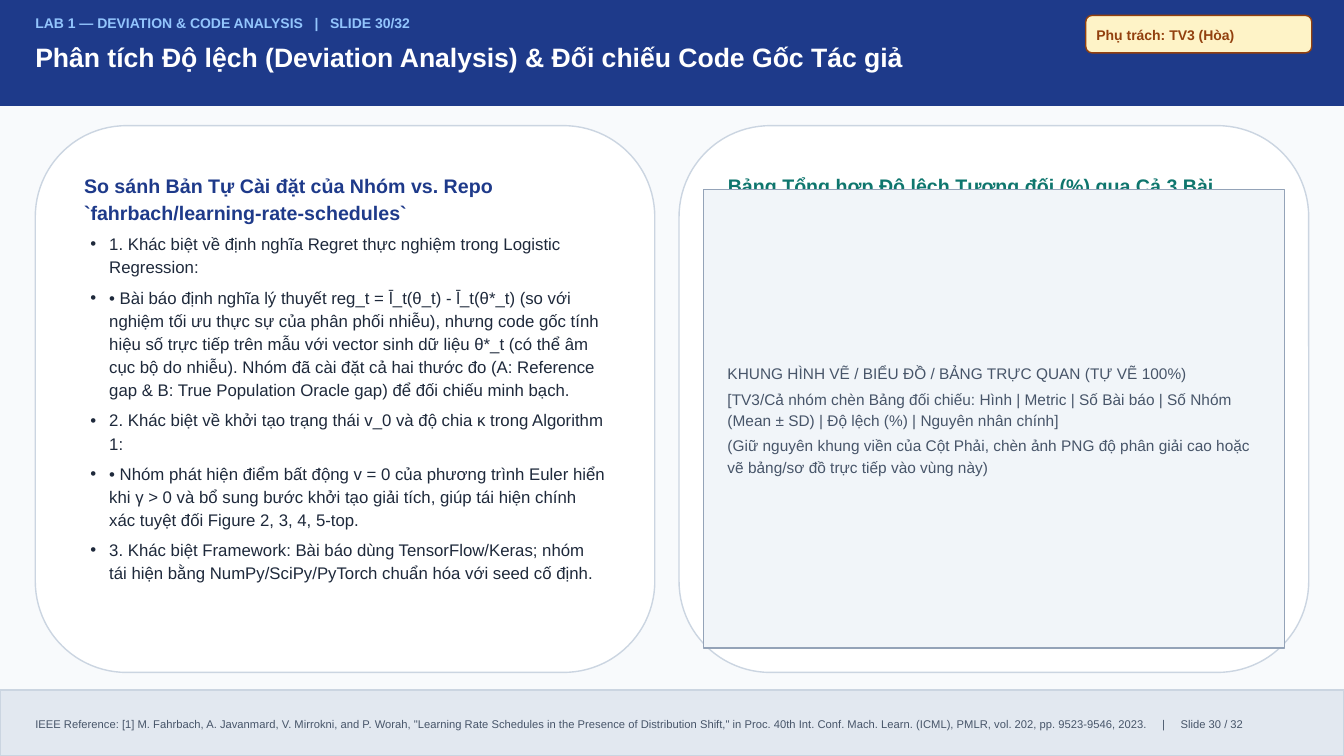
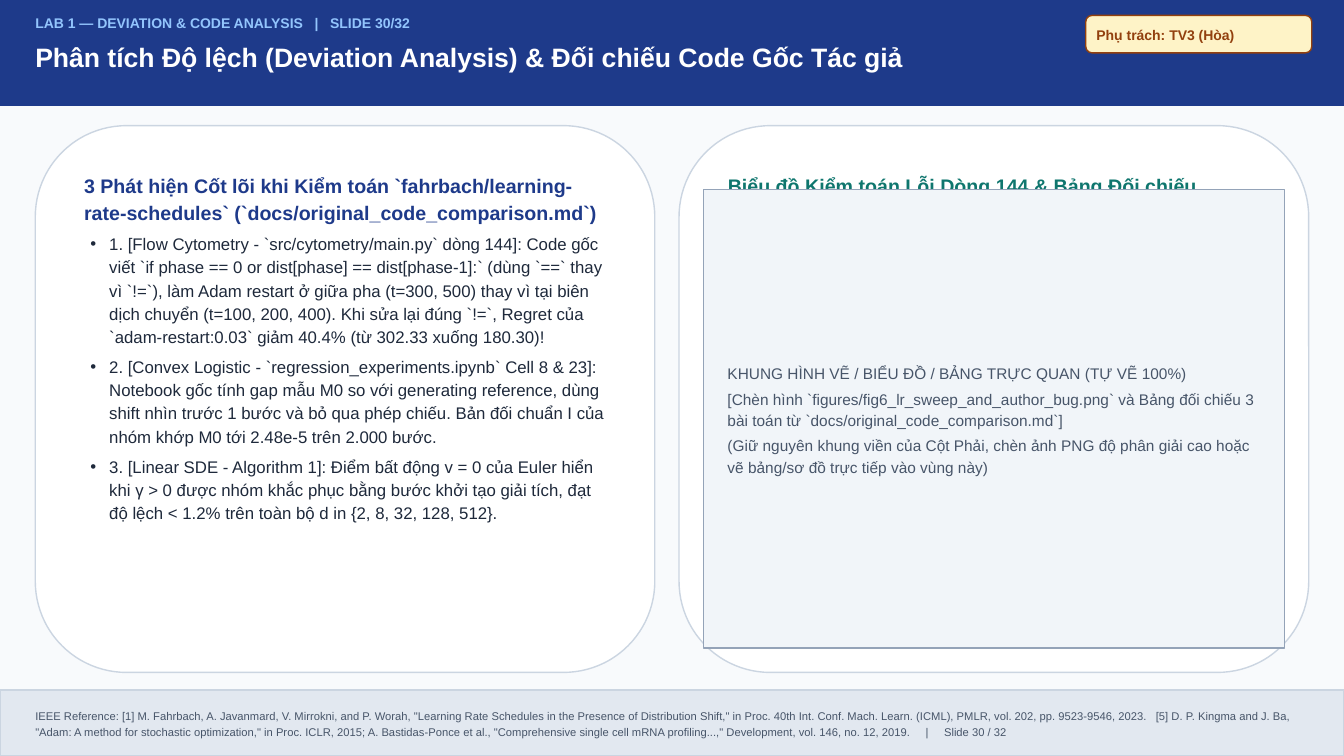
Before and after one commit to nvk1701/github-pj, a slide deck: slide 30 of slides/template.pptx. Drawn at 1344x756 pixels with LibreOffice and Linux fonts; fonts in the diff are those of the drawing. Boxes give left, top, right and bottom in pixels: in the first picture for what was removed or moved away, otherwise in the second. Text is boxed around its words. In the diff, an @@ line names an element or a change of style, - is before the commit and + after.

Commit message:
feat(T10,T11,T12,T16,T18): complete NonConvex Flow Cytometry MLP, 10-gene pancreas stream, Fig 6 W&B runs, and author code comparison

```diff
--- a/slides/template.pptx
+++ b/slides/template.pptx
@@ text in rounded rectangle at box(84, 177, 604, 523): text changed @@
-So sánh Bản Tự Cài đặt của Nhóm vs. Repo `fahrbach/learning-rate-schedules`
-• 1. Khác biệt về định nghĩa Regret thực nghiệm trong Logistic Regression:
-• • Bài báo định nghĩa lý thuyết reg_t = l̄_t(θ_t) - l̄_t(θ*_t) (so với nghiệm tối ưu thực sự của phân phối nhiễu), nhưng code gốc tính hiệu số trực tiếp trên mẫu với vector sinh dữ liệu θ*_t (có thể âm cục bộ do nhiễu). Nhóm đã cài đặt cả hai thước đo (A: Reference gap & B: True Population Oracle gap) để đối chiếu minh bạch.
-• 2. Khác biệt về khởi tạo trạng thái v_0 và độ chia κ trong Algorithm 1:
-• • Nhóm phát hiện điểm bất động v = 0 của phương trình Euler hiển khi γ > 0 và bổ sung bước khởi tạo giải tích, giúp tái hiện chính xác tuyệt đối Figure 2, 3, 4, 5-top.
-• 3. Khác biệt Framework: Bài báo dùng TensorFlow/Keras; nhóm tái hiện bằng NumPy/SciPy/PyTorch chuẩn hóa với seed cố định.
+3 Phát hiện Cốt lõi khi Kiểm toán `fahrbach/learning-rate-schedules` (`docs/original_code_comparison.md`)
+• 1. [Flow Cytometry - `src/cytometry/main.py` dòng 144]: Code gốc viết `if phase == 0 or dist[phase] == dist[phase-1]:` (dùng `==` thay vì `!=`), làm Adam restart ở giữa pha (t=300, 500) thay vì tại biên dịch chuyển (t=100, 200, 400). Khi sửa lại đúng `!=`, Regret của `adam-restart:0.03` giảm 40.4% (từ 302.33 xuống 180.30)!
+• 2. [Convex Logistic - `regression_experiments.ipynb` Cell 8 & 23]: Notebook gốc tính gap mẫu M0 so với generating reference, dùng shift nhìn trước 1 bước và bỏ qua phép chiếu. Bản đối chuẩn I của nhóm khớp M0 tới 2.48e-5 trên 2.000 bước.
+• 3. [Linear SDE - Algorithm 1]: Điểm bất động v = 0 của Euler hiển khi γ > 0 được nhóm khắc phục bằng bước khởi tạo giải tích, đạt độ lệch < 1.2% trên toàn bộ d in {2, 8, 32, 128, 512}.
@@ text in rounded rectangle at box(728, 177, 1196, 190): text changed @@
-Bảng Tổng hợp Độ lệch Tương đối (%) qua Cả 3 Bài toán
+Biểu đồ Kiểm toán Lỗi Dòng 144 & Bảng Đối chiếu (`figures/fig6_lr_sweep_and_author_bug.png`)
@@ text in rectangle at box(727, 393, 1254, 429): text changed @@
-[TV3/Cả nhóm chèn Bảng đối chiếu: Hình | Metric | Số Bài báo | Số Nhóm (Mean ± SD) | Độ lệch (%) | Nguyên nhân chính]
+[Chèn hình `figures/fig6_lr_sweep_and_author_bug.png` và Bảng đối chiếu 3 bài toán từ `docs/original_code_comparison.md`]
@@ text in rectangle at box(35, 712, 1290, 738): text changed @@
-IEEE Reference: [1] M. Fahrbach, A. Javanmard, V. Mirrokni, and P. Worah, "Learning Rate Schedules in the Presence of Distribution Shift," in Proc. 40th Int. Conf. Mach. Learn. (ICML), PMLR, vol. 202, pp. 9523-9546, 2023. | Slide 30 / 32
+IEEE Reference: [1] M. Fahrbach, A. Javanmard, V. Mirrokni, and P. Worah, "Learning Rate Schedules in the Presence of Distribution Shift," in Proc. 40th Int. Conf. Mach. Learn. (ICML), PMLR, vol. 202, pp. 9523-9546, 2023. [5] D. P. Kingma and J. Ba, "Adam: A method for stochastic optimization," in Proc. ICLR, 2015; A. Bastidas-Ponce et al., "Comprehensive single cell mRNA profiling...," Development, vol. 146, no. 12, 2019. | Slide 30 / 32
```
Also in this commit, not shown: 2 other slides changed, 19 other files.
